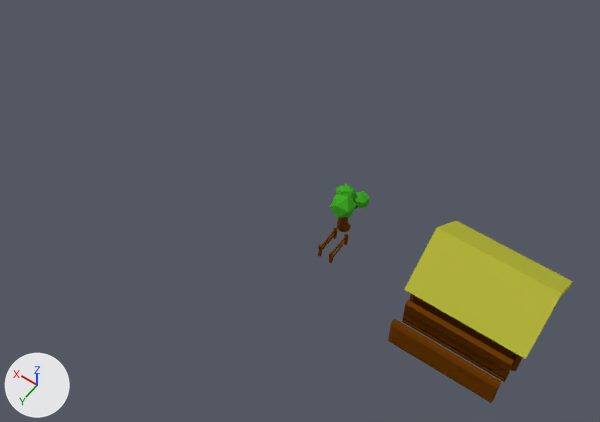
Two versions of the Blender file Src/Objects/MeshLib.blend, one commit apart.
Both versions are drawn from a camera (50 mm lens) standing at (-11.6, 33.0, 51.2) and looking at (10.5, 2.0, 2.5). The lights are fixed; the arrows at lower left show +X, +Y and +Z.
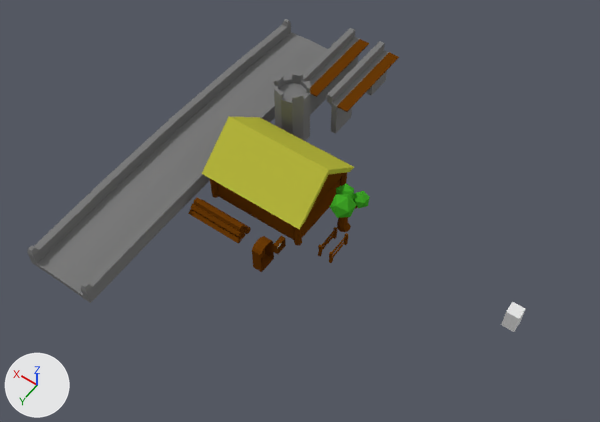
Where the change shows, as pixel boxes (x1, y1, x2, y2) in the pictures (600 x 422 px):
'WoodenCabin1', moved
    before: (404, 221, 573, 371)
    after: (202, 116, 354, 246)
'Bridge1', added
    after: (27, 19, 335, 303)
'StoneCastleWall2', added
    after: (327, 41, 399, 134)
'StoneCastleWall1', added
    after: (303, 28, 369, 115)
'StoneWatchTower1', added
    after: (274, 72, 310, 141)
'Woodpile1', added (brown)
    after: (188, 197, 251, 244)
'Cylinder.008', deleted (brown)
    before: (390, 319, 501, 389)
'Cylinder.003', deleted (brown)
    before: (405, 300, 514, 368)
'Door1', added (brown)
    after: (252, 236, 274, 272)
'Cylinder.005', deleted (brown)
    before: (404, 310, 512, 374)
'Cylinder.010', deleted
    before: (388, 335, 496, 400)
'Cylinder.006', deleted
    before: (389, 329, 498, 395)
'Cylinder.004', deleted
    before: (404, 307, 513, 371)
'Cylinder.011', deleted
    before: (388, 338, 495, 403)
'Cylinder', deleted
    before: (402, 319, 508, 382)
'Cylinder.007', deleted
    before: (390, 326, 500, 392)
'Cylinder.009', deleted
    before: (389, 332, 498, 397)
'Cylinder.001', deleted
    before: (403, 316, 508, 379)
'Cylinder.002', deleted
    before: (403, 314, 511, 376)
'Window1', added
    after: (273, 236, 286, 254)

The change, as a diff of the scene's bpy script:
```diff
--- a/Src/Objects/MeshLib.blend.py
+++ b/Src/Objects/MeshLib.blend.py
@@ ob_woodencabin1 @@
 ob_woodencabin1 = bpy.data.objects.new('WoodenCabin1', me_cube_001)
-ob_woodencabin1.location = (-4.0, 0.0, 0.0)
+ob_woodencabin1.location = (14.0, 0.0, 0.0)
@@ ob_cylinder_011 @@
-ob_cylinder_011 = bpy.data.objects.new('Cylinder.011', me_cylinder_011)
@@ ob_cylinder_010 @@
-ob_cylinder_010 = bpy.data.objects.new('Cylinder.010', me_cylinder_010)
@@ ob_cylinder_009 @@
-ob_cylinder_009 = bpy.data.objects.new('Cylinder.009', me_cylinder_009)
@@ ob_cylinder_008 @@
-ob_cylinder_008 = bpy.data.objects.new('Cylinder.008', me_cylinder_008)
@@ ob_cylinder_007 @@
-ob_cylinder_007 = bpy.data.objects.new('Cylinder.007', me_cylinder_007)
@@ ob_cylinder_006 @@
-ob_cylinder_006 = bpy.data.objects.new('Cylinder.006', me_cylinder_006)
@@ ob_cylinder_005 @@
-ob_cylinder_005 = bpy.data.objects.new('Cylinder.005', me_cylinder_005)
@@ ob_cylinder_004 @@
-ob_cylinder_004 = bpy.data.objects.new('Cylinder.004', me_cylinder_004)
@@ ob_cylinder_003 @@
-ob_cylinder_003 = bpy.data.objects.new('Cylinder.003', me_cylinder_003)
@@ ob_cylinder_002 @@
-ob_cylinder_002 = bpy.data.objects.new('Cylinder.002', me_cylinder_002)
@@ ob_cylinder_001 @@
-ob_cylinder_001 = bpy.data.objects.new('Cylinder.001', me_cylinder_000)
@@ ob_cylinder @@
-ob_cylinder = bpy.data.objects.new('Cylinder', me_cylinder_001)
@@ ob_woodpile1 @@
+ob_woodpile1 = bpy.data.objects.new('Woodpile1', me_woodpile1)  # a 5-sided cylinder along x spanning x -2.4..2.4, y -0.85..-0.28, z -0.02..0.52; a 5-sided cylinder along x spanning x -2.35..2.45, y -0.25..0.31, z -0.08..0.48; a 5-sided cylinder along x spanning x -2.3..2.3, y -0.53..0.03, z 0.39..0.95; a 5-sided cylinder along x spanning x -2.26..2.26, y -0.31..0.26, z 0.81..1.37; a 5-sided cylinder along x spanning x -2.36..2.36, y 0.03..0.58, z 0.43..1.0; a 5-sided cylinder along x spanning x -2.4..2.4, y 0.28..0.84, z -0.03..0.53; in mat_wood1 (brown #693a07)
+ob_woodpile1.location = (16.0, 5.0, 0.0)
@@ ob_window1 @@
+ob_window1 = bpy.data.objects.new('Window1', me_window1)  # 16 vertices, 13 faces; spans x -0.2..0.2, y -0.5..0.5, z -0.5..0.5; in mat_wood1 (brown #693a07), mat_window1 (cyan #cbf3ff)
+ob_window1.location = (11.0, 4.0, 0.0)
@@ ob_door1 @@
+ob_door1 = bpy.data.objects.new('Door1', me_door1)  # 64 vertices, 51 faces; spans x -0.4..0.5, y -0.75..0.75, z 0.0..2.6; in mat_wood1 (brown #693a07), mat_window1 (cyan #cbf3ff), mat_metal1 (dark grey #595959)
+ob_door1.location = (11.0, 6.0, 0.0)
@@ ob_bridge1 @@
+ob_bridge1 = bpy.data.objects.new('Bridge1', me_bridge1)  # 114 vertices, 112 faces; spans x -3.0..3.0, y -16.0..16.0, z 0.0..2.0; in mat_stone1 (grey #7c7c7c)
+ob_bridge1.location = (22.0, 0.0, 0.0)
@@ ob_stonewatchtower1 @@
+ob_stonewatchtower1 = bpy.data.objects.new('StoneWatchTower1', me_stonewatchtower1)  # 60 vertices, 41 faces; spans x -0.95..0.95, y -1.0..1.0, z 0.0..5.5; in mat_stone1 (grey #7c7c7c)
+ob_stonewatchtower1.location = (17.0, -6.0, 0.0)
+ob_stonewatchtower1.scale = (1.5, 1.5, 1.0)
@@ ob_stonecastlewall1 @@
+ob_stonecastlewall1 = bpy.data.objects.new('StoneCastleWall1', me_stonecastlewall1)  # 40 vertices, 28 faces; spans x -1.0..1.0, y -4.0..4.0, z 0.0..4.0; in mat_stone1 (grey #7c7c7c), mat_wood1 (brown #693a07)
+ob_stonecastlewall1.location = (17.0, -12.0, 0.0)
@@ ob_stonecastlewall2 @@
+ob_stonecastlewall2 = bpy.data.objects.new('StoneCastleWall2', me_stonecastlewall2)  # 48 vertices, 31 faces; spans x -1.0..1.0, y -4.0..4.0, z 0.0..4.0; in mat_stone1 (grey #7c7c7c), mat_wood1 (brown #693a07)
+ob_stonecastlewall2.location = (14.0, -12.0, 0.0)
```
